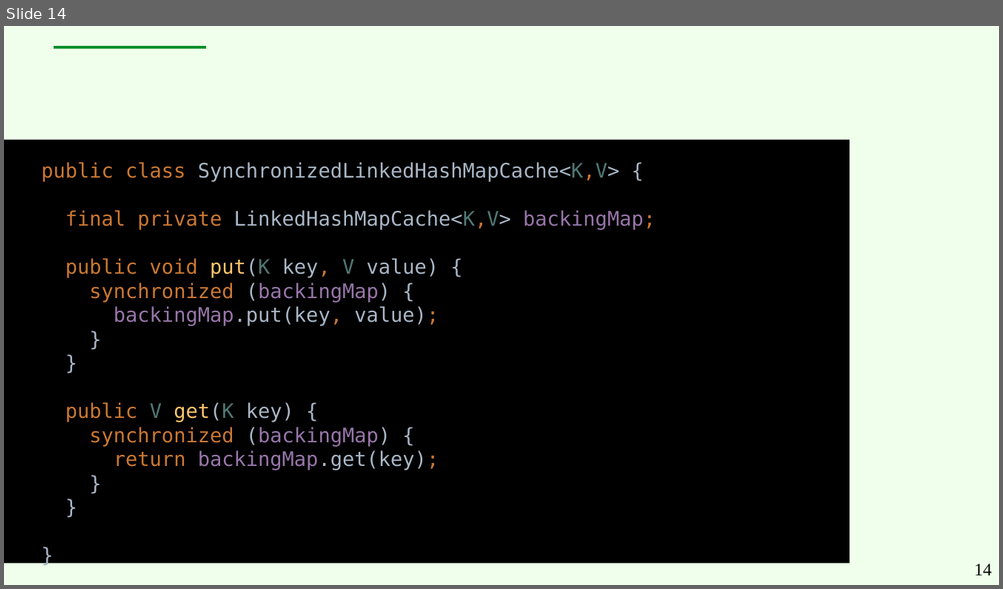
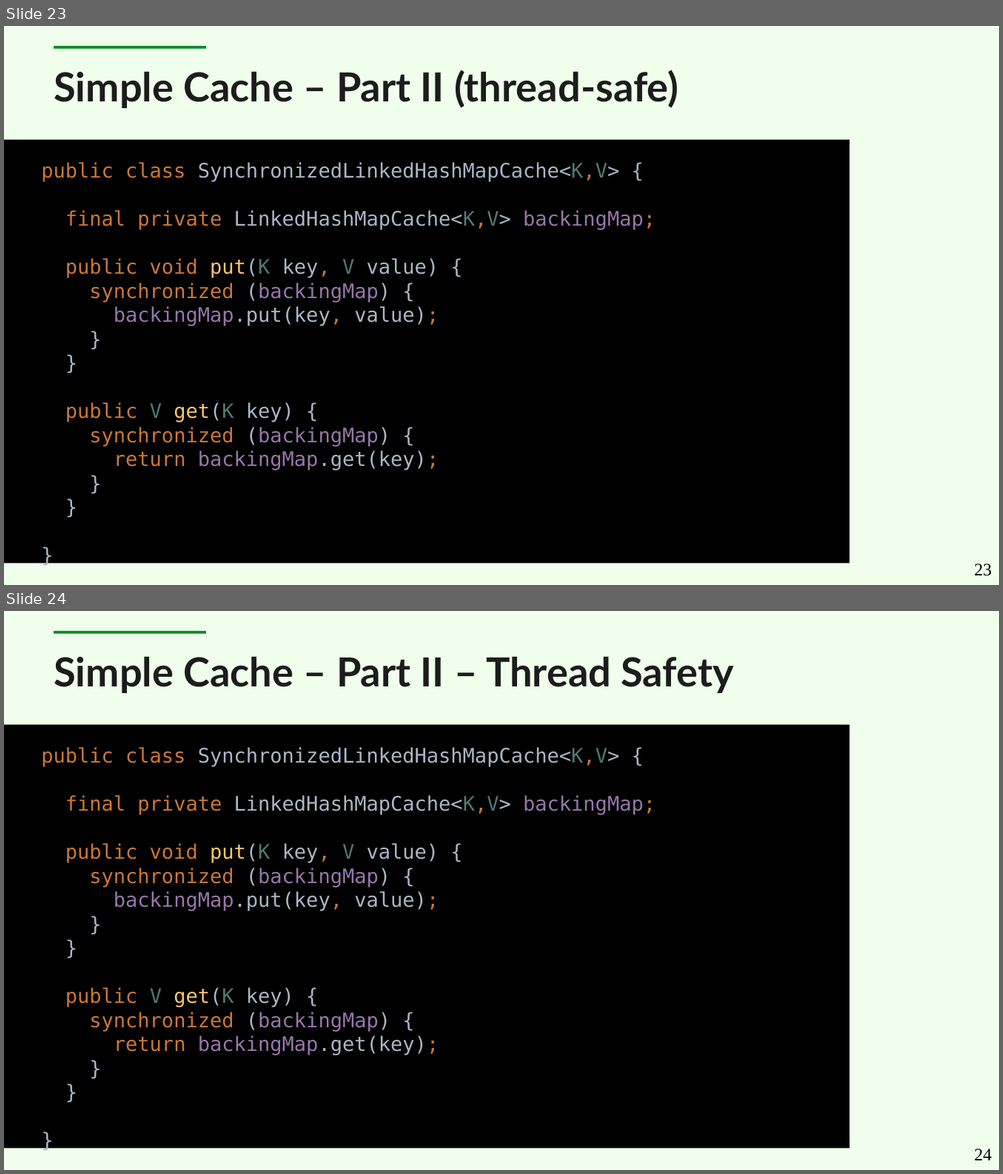
Before and after one commit to cruftex/talk-java-in-process-caching-performance-progress-pitfalls, a slide deck: slides-new.odp. Shown one above the other, each under a label of ours: slide 14 before the commit, slides 23 and 24 after it. The pictures are 1003x589 and 1003x1174 pixels, drawn with LibreOffice and Linux fonts; fonts in the diff are those of the drawing. Boxes give left, top, right and bottom in pixels: in the first picture for what was removed or moved away, otherwise in the second. Text is boxed around its words. In the diff, an @@ line names an element or a change of style, - is before the commit and + after.

```diff
--- a/slides-new.odp
+++ b/slides-new.odp
@@ slide 24 added at bbox=[4, 611, 999, 1170], background #EFFFEB; not listed: 1 template element that a slide beside it also shows @@
@@ title added at bbox=[54, 656, 734, 693], 32 pt, text #1C1C1C, bold @@
+Simple Cache – Part II – Thread Safety
@@ rectangle added at bbox=[4, 725, 850, 1149], fill #000000 @@
@@ text added at bbox=[41, 747, 655, 1056], 16 pt, text #A9B7C6 @@
+public class SynchronizedLinkedHashMapCache<K,V> {
+final private LinkedHashMapCache<K,V> backingMap;
+public void put(K key, V value) {
+synchronized (backingMap) {
+backingMap.put(key, value);
+}
+}
+public V get(K key) {
+synchronized (backingMap) {
+return backingMap.get(key);
+}
+}
+}
@@ page number added at bbox=[974, 1149, 992, 1161], 14 pt, text #000000 @@
+24
@@ what was slide 14 is now slide 23 @@
@@ slide 23 changed as well @@
@@ title added at bbox=[54, 70, 678, 108], 32 pt, text #1C1C1C, bold @@
+Simple Cache – Part II (thread-safe)
@@ page number at bbox=[974, 564, 992, 577]: text changed @@
-14
+23
```
Also in this commit, not shown: 10 other slides changed, 7 other slides added, 1 slide removed.
